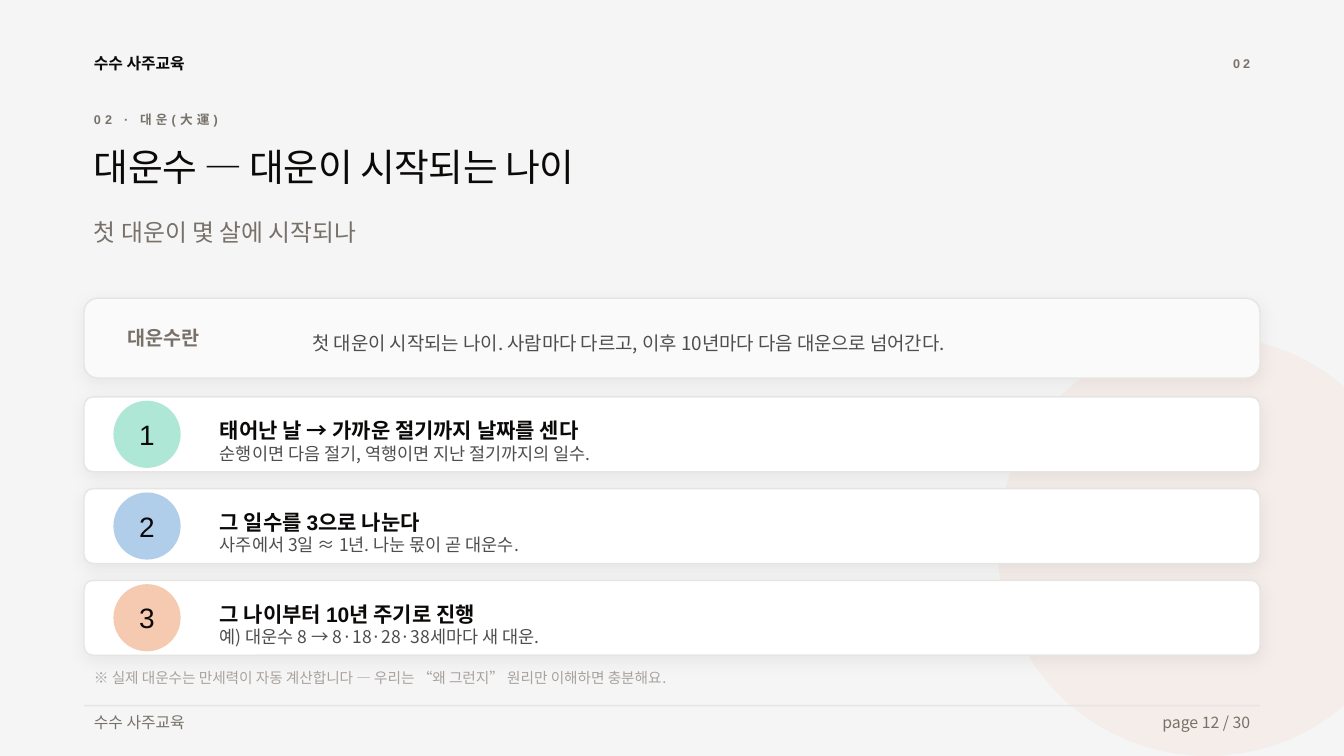
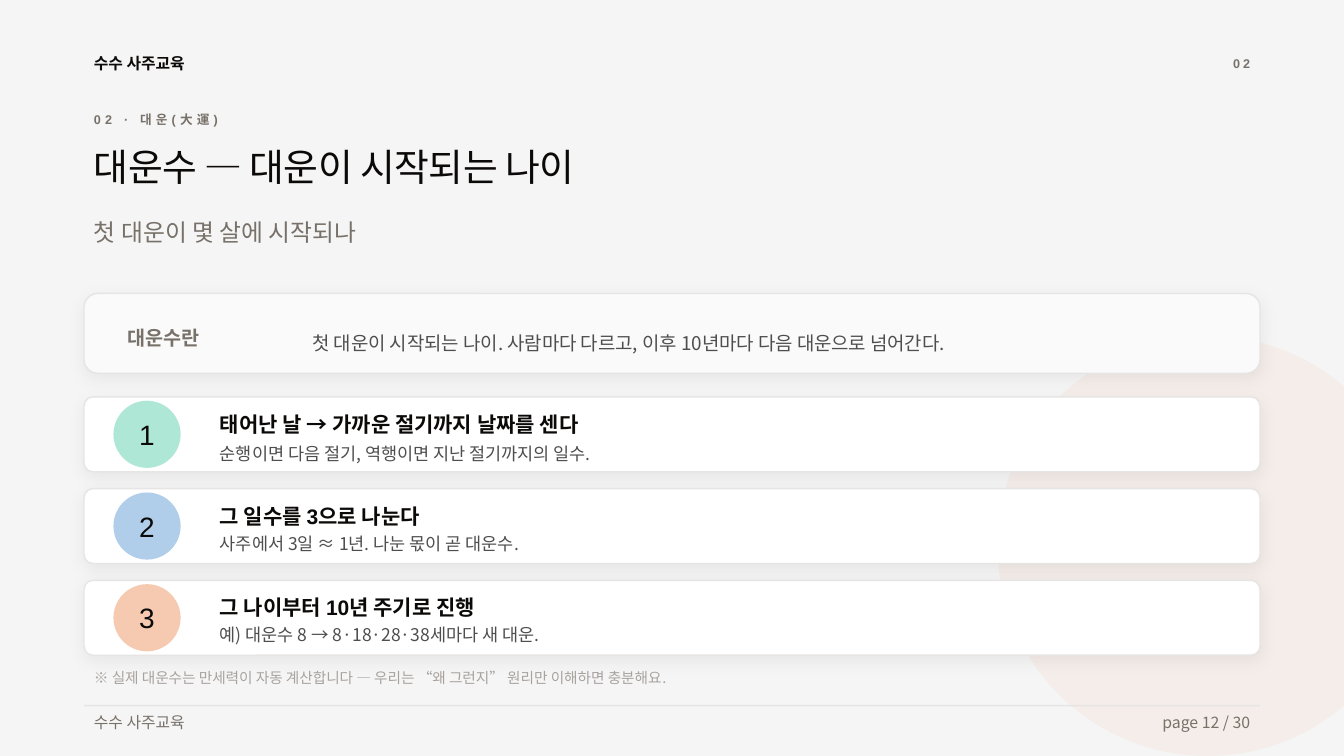
Before and after one commit to capshinsmg-blip/saju_youth, a slide deck: slide 12 of 사주교육_2회차.pptx. Drawn at 1344x756 pixels with LibreOffice and Linux fonts; fonts in the diff are those of the drawing. Boxes give left, top, right and bottom in pixels: in the first picture for what was removed or moved away, otherwise in the second. Text is boxed around its words. In the diff, an @@ line names an element or a change of style, - is before the commit and + after.

```diff
--- a/사주교육_2회차.pptx
+++ b/사주교육_2회차.pptx
@@ 3 texts, 1 rounded rectangle: place and size @@
-3 texts, 1 rounded rectangle at [84,298,1260,624]
+3 texts, 1 rounded rectangle at [84,293,1260,617]
```
Also in this commit, not shown: 4 other slides changed, 3 other files.
